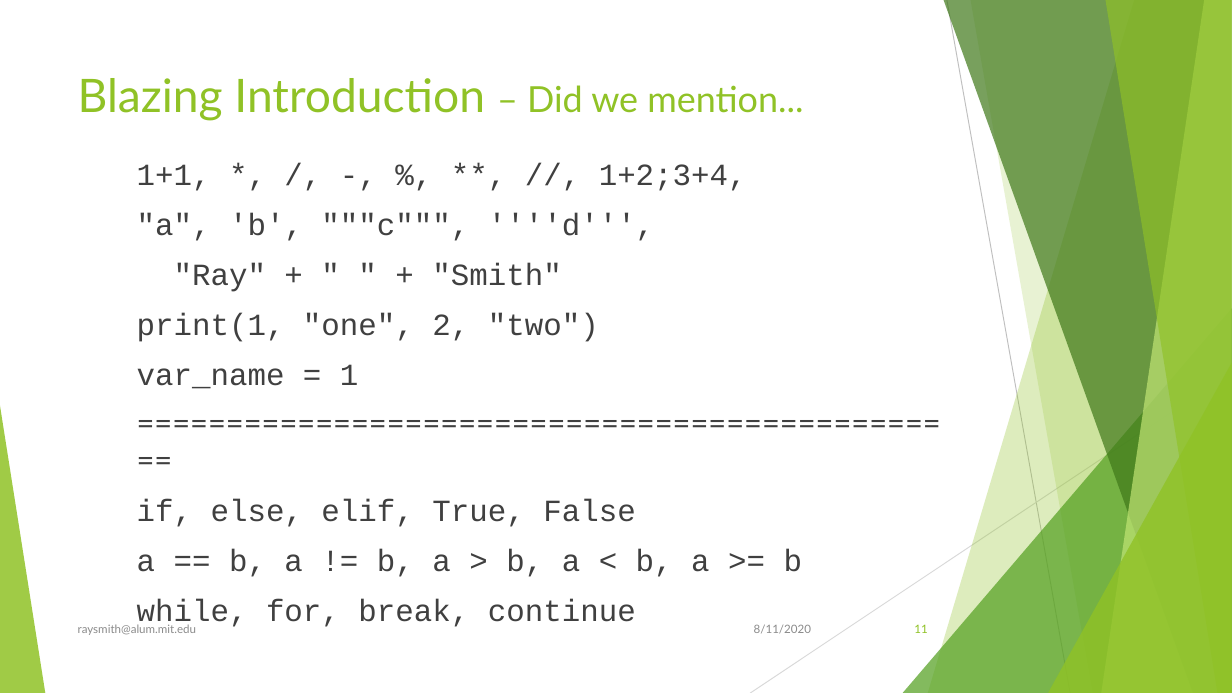
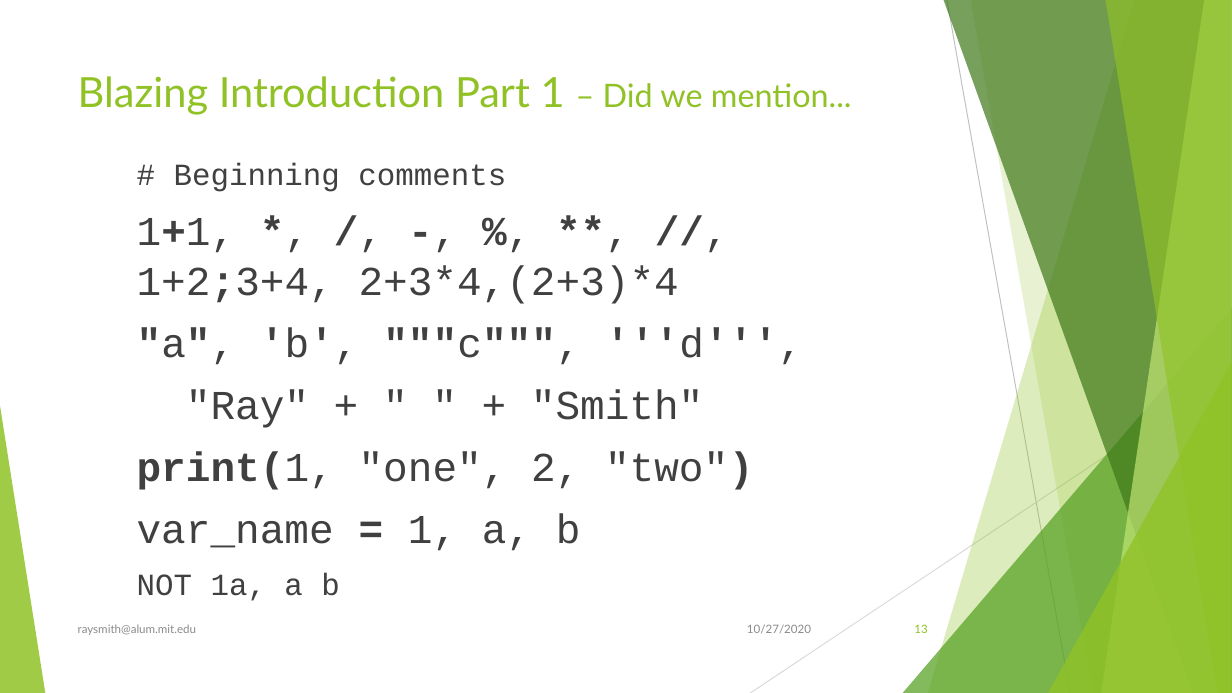
Before and after one commit to raysmith619/Introduction-To-Programming, a slide deck: slide 13 of Docs/Introduction to Proramming Using Python.pptx (slide 11 before the commit). Drawn at 1232x693 pixels with LibreOffice and Linux fonts; fonts in the diff are those of the drawing. Boxes give left, top, right and bottom in pixels: in the first picture for what was removed or moved away, otherwise in the second. Text is boxed around its words. In the diff, an @@ line names an element or a change of style, - is before the commit and + after.

Commit message:
Update on slides

```diff
--- a/Docs/Introduction to Proramming Using Python.pptx
+++ b/Docs/Introduction to Proramming Using Python.pptx
@@ title at <box>78,76,852,115</box>: text changed; size 36 to 32.4 pt @@
-Blazing Introduction – Did we mention...
+Blazing Introduction Part 1 – Did we mention...
@@ text at <box>137,163,802,365</box>: text changed; size 24 to 32 pt @@
-  1+1, *, /, -, %, **, //, 1+2;3+4,
-  "a", 'b', """c""", ''''d''',
+  # Beginning comments
+  1+1, *, /, -, %, **, //, 1+2;3+4, 2+3*4,(2+3)*4
+  "a", 'b', """c""", '''d''',
@@ text at <box>137,389,753,490</box>: size 24 to 32 pt in ""Ray" + " " + "Smith"", "print(1, "one", 2, "two")"; bold on in "print(1, "two")" @@
@@ text at <box>137,514,581,601</box>: text changed; size 24 to 32 pt @@
-  var_name = 1
-  ===============================================
-  if, else, elif, True, False
-  a == b, a != b, a > b, a < b, a >= b
-  while, for, break, continue
+  var_name = 1, a, b
+  NOT 1a, a b
@@ text at <box>747,624,811,633</box>: text changed @@
-8/11/2020
+10/27/2020
@@ page number at <box>914,624,927,633</box>: text changed @@
-11
+13
```
Also in this commit, not shown: 106 other slides changed, 23 slides added, 2 slides removed, 1 other file.
